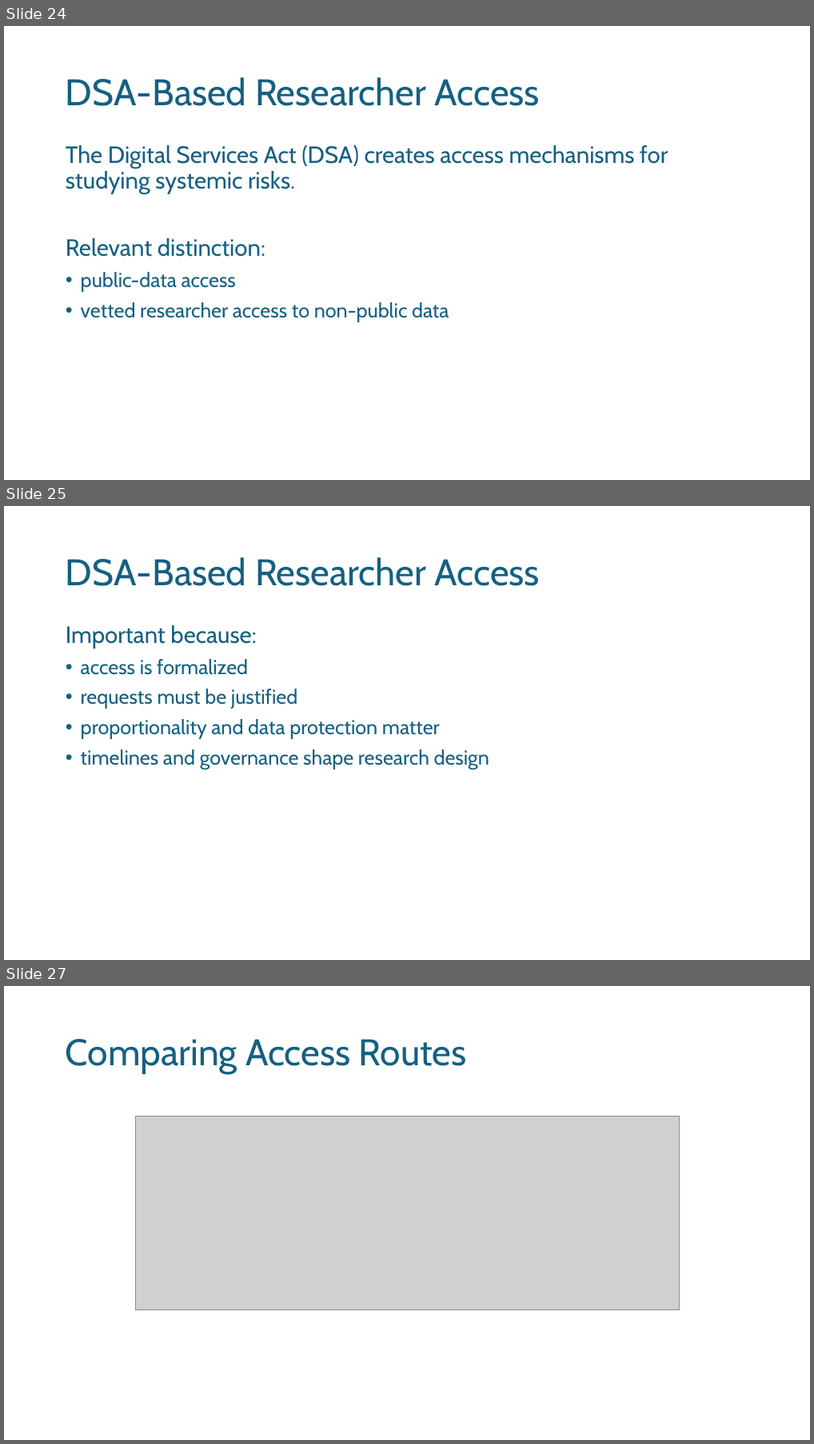
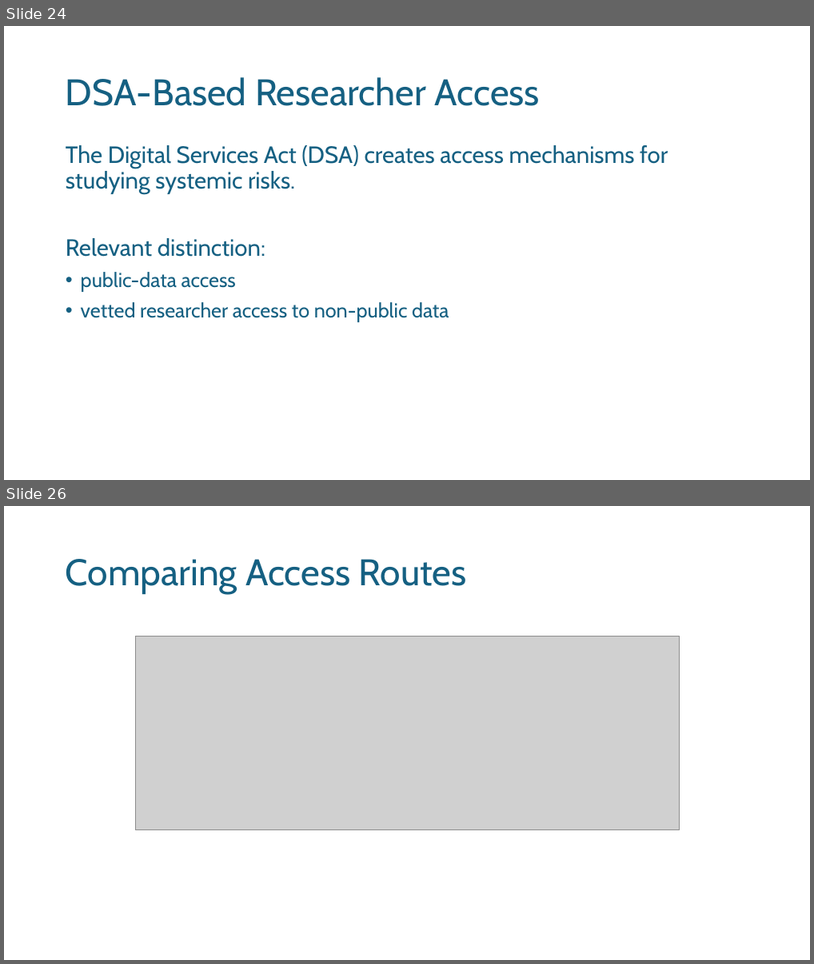
Before and after one commit to noellelebe/methodsNET_vlop-course-materials, a slide deck: slides/day1_intro.pptx. Shown one above the other, each under a label of ours: slides 24, 25 and 27 before the commit, slides 24 and 26 after it; the slides between them are not shown. The pictures are 814x1444 and 814x964 pixels, drawn with LibreOffice and Linux fonts; fonts in the diff are those of the drawing; grey boxes stand for pictures; background and template pictures are left out. Boxes give left, top, right and bottom in pixels: in the first picture for what was removed or moved away, otherwise in the second. Text is boxed around its words. In the diff, an @@ line names an element or a change of style, - is before the commit and + after.

```diff
--- a/slides/day1_intro.pptx
+++ b/slides/day1_intro.pptx
@@ slide 25 removed at (4,506,810,960), background #FFFFFF @@
@@ title removed at (66,557,540,586) @@
-DSA-Based Researcher Access
@@ text removed at (66,625,490,769) @@
-Important because:
-• access is formalized
-• requests must be justified
-• proportionality and data protection matter
-• timelines and governance shape research design
@@ what was slide 27 is now slide 26 @@
```
Also in this commit, not shown: 2 slides changed.
